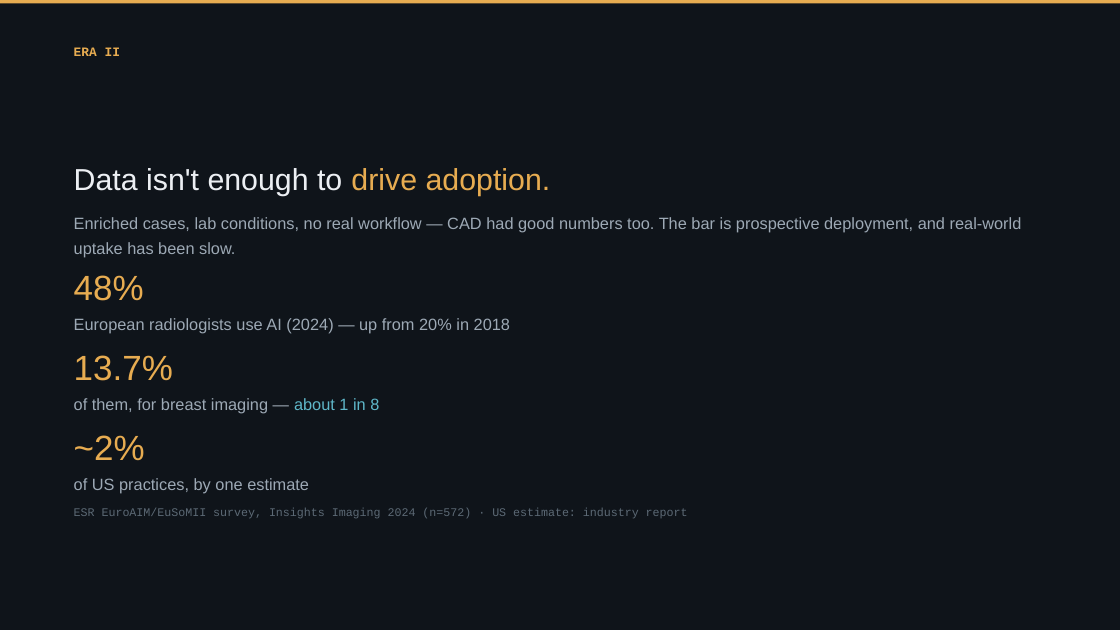
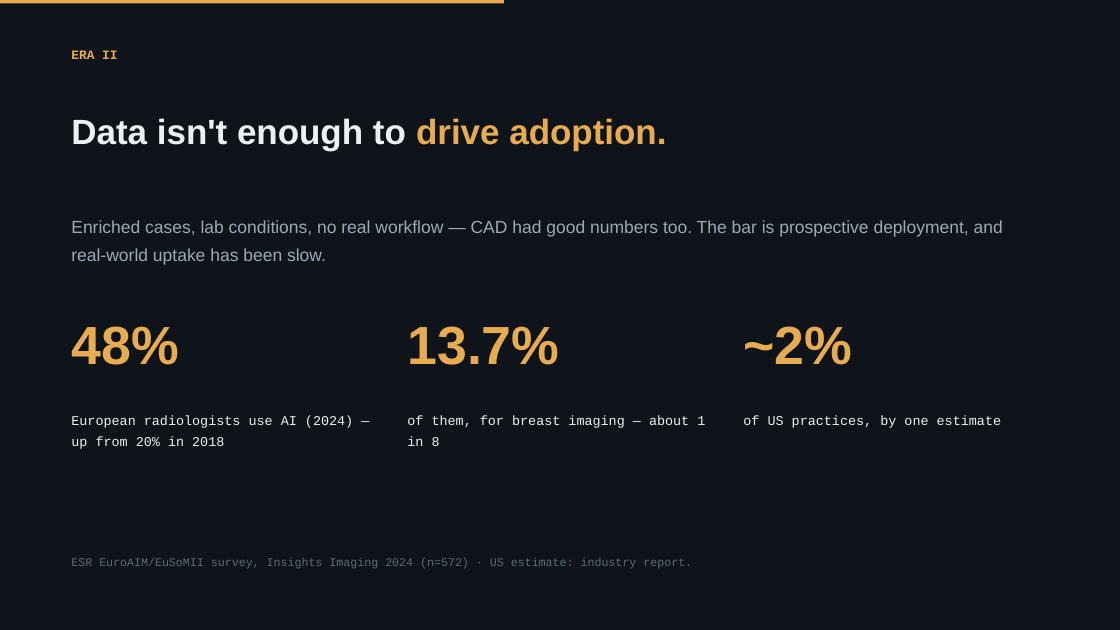
Before and after one commit to Emory-HITI/Mammo, a slide deck: slide 6 of keynote-iwbi-2026/pptx/sections/IWBI2026_Trivedi_02_EraII.pptx. Drawn at 1120x630 pixels with LibreOffice and Linux fonts; fonts in the diff are those of the drawing; background and template pictures are left out. Boxes give left, top, right and bottom in pixels: in the first picture for what was removed or moved away, otherwise in the second. Text is boxed around its words. In the diff, an @@ line names an element or a change of style, - is before the commit and + after.

```diff
--- a/keynote-iwbi-2026/pptx/sections/IWBI2026_Trivedi_02_EraII.pptx
+++ b/keynote-iwbi-2026/pptx/sections/IWBI2026_Trivedi_02_EraII.pptx
@@ rectangle resized from (x1=0, y1=0, x2=1120, y2=3) to (x1=0, y1=0, x2=504, y2=3) @@
@@ text "ERA II" at (x1=71, y1=50, x2=117, y2=59): line spacing 1.28 to 1; less space between paragraphs @@
@@ text "Data isn't enough to drive ..." moved from (x1=74, y1=168, x2=551, y2=197) to (x1=71, y1=118, x2=666, y2=150) @@
@@ text "Data isn't enough to drive ..." at (x1=71, y1=118, x2=666, y2=150): size 26 to 30 pt, bold on; line spacing 1.06 to 1.1; less space between paragraphs @@
@@ text "Enriched cases, lab conditions, no ..." at (x1=71, y1=220, x2=1003, y2=265): size 14 to 15 pt; line spacing 1.28 to 1.3; less space between paragraphs @@
@@ text "48%" moved from (x1=74, y1=275, x2=144, y2=301) to (x1=71, y1=326, x2=178, y2=365) @@
@@ text "13.7%" moved from (x1=74, y1=355, x2=173, y2=381) to (x1=407, y1=326, x2=559, y2=365) @@
@@ size 30 to 46 pt, bold on; line spacing 1.12 to 1; less space between paragraphs in 3 elements at (x1=407, y1=326, x2=559, y2=365), (x1=71, y1=326, x2=178, y2=365), (x1=743, y1=326, x2=852, y2=365) @@
@@ text "~2%" moved from (x1=74, y1=435, x2=145, y2=460) to (x1=743, y1=326, x2=852, y2=365) @@
@@ text "European radiologists use AI (2024) ..." at (x1=71, y1=415, x2=353, y2=449): size 14 to 11.5 pt, font Arial to Courier New, text colour #9DA9B5 to #ECEFF3; line spacing 1.28 to 1.3; less space between paragraphs @@
@@ text "European radiologists use AI (2024) ..." moved from (x1=74, y1=318, x2=510, y2=334) to (x1=71, y1=415, x2=353, y2=449) @@
@@ text "of them, for breast imaging ..." moved from (x1=74, y1=398, x2=379, y2=414) to (x1=407, y1=415, x2=705, y2=446) @@
@@ text "of them, for breast imaging ..." at (x1=407, y1=415, x2=705, y2=446): size 14 to 11.5 pt, font Arial to Courier New; text colour #9DA9B5 to #ECEFF3 in "of them, for breast imaging —"; text colour #5FB7C9 to #ECEFF3 in "about 1 in 8"; line spacing 1.28 to 1.3; less space between paragraphs @@
@@ text "of US practices, by one ..." moved from (x1=74, y1=478, x2=309, y2=494) to (x1=743, y1=415, x2=1001, y2=428) @@
@@ text "of US practices, by one ..." at (x1=743, y1=415, x2=1001, y2=428): size 14 to 11.5 pt, font Arial to Courier New, text colour #9DA9B5 to #ECEFF3; line spacing 1.28 to 1.3; less space between paragraphs @@
@@ text at (x1=71, y1=557, x2=692, y2=568): text changed @@
-ESR EuroAIM/EuSoMII survey, Insights Imaging 2024 (n=572) · US estimate: industry report
+ESR EuroAIM/EuSoMII survey, Insights Imaging 2024 (n=572) · US estimate: industry report.
```
Also in this commit, not shown: 5 other slides changed, 1 other file.
